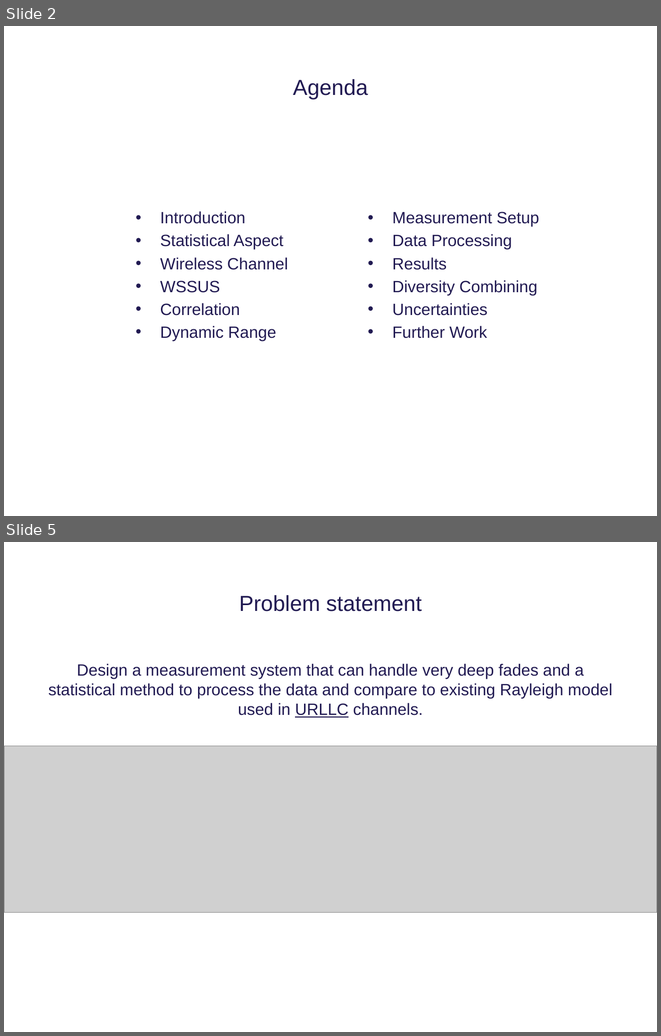
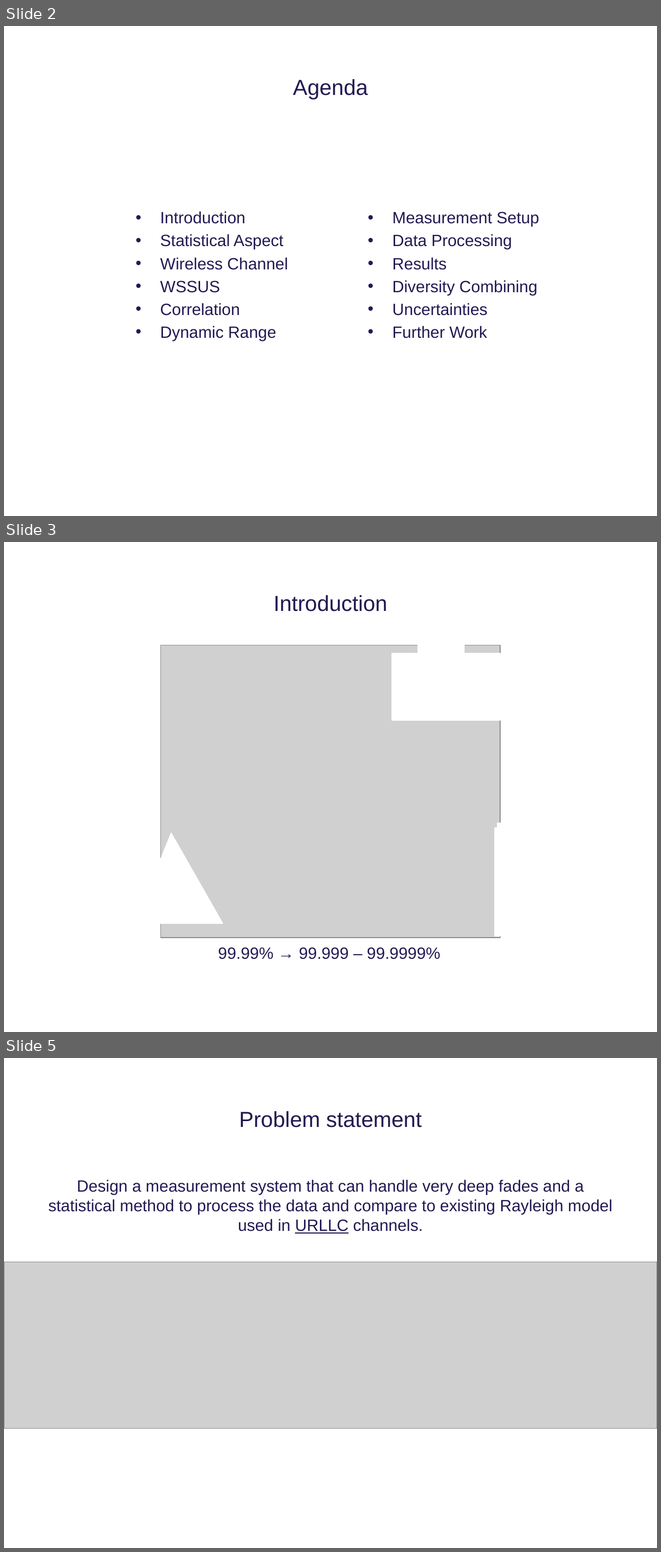
Before and after one commit to tkjj13/P8, a slide deck: ppt/final.pptx. Shown one above the other, each under a label of ours: slides 2 and 5 before the commit, slides 2, 3 and 5 after it; the slides between them are not shown. The pictures are 661x1036 and 661x1552 pixels, drawn with LibreOffice and Linux fonts; fonts in the diff are those of the drawing; grey boxes stand for pictures; background and template pictures are left out. Boxes give left, top, right and bottom in pixels: in the first picture for what was removed or moved away, otherwise in the second. Text is boxed around its words. In the diff, an @@ line names an element or a change of style, - is before the commit and + after.

```diff
--- a/ppt/final.pptx
+++ b/ppt/final.pptx
@@ slide 3 added at (4, 542, 657, 1032), background #FFFFFF @@
@@ title added at (274, 595, 387, 611), 24 pt, text #211A52 @@
+Introduction
@@ rectangle added at (418, 627, 465, 694), fill #FFFFFF, outline #FFFFFF 1.25 pt @@
@@ picture added at (161, 645, 500, 938) @@
@@ rectangle added at (392, 653, 500, 720), fill #FFFFFF, outline #FFFFFF 1.25 pt @@
@@ rectangle added at (497, 823, 505, 828), fill #FFFFFF, outline #FFFFFF 1.25 pt @@
@@ triangle added at (135, 833, 223, 923), fill #FFFFFF, outline #FFFFFF 1.25 pt @@
@@ rectangle added at (495, 828, 500, 936), fill #FFFFFF, outline #FFFFFF 1.25 pt @@
@@ text added at (218, 947, 441, 959), 18 pt, text #211A52 @@
+99.99% → 99.999 – 99.9999%
```
Also in this commit, not shown: 6 slides changed, 1 slide removed.
